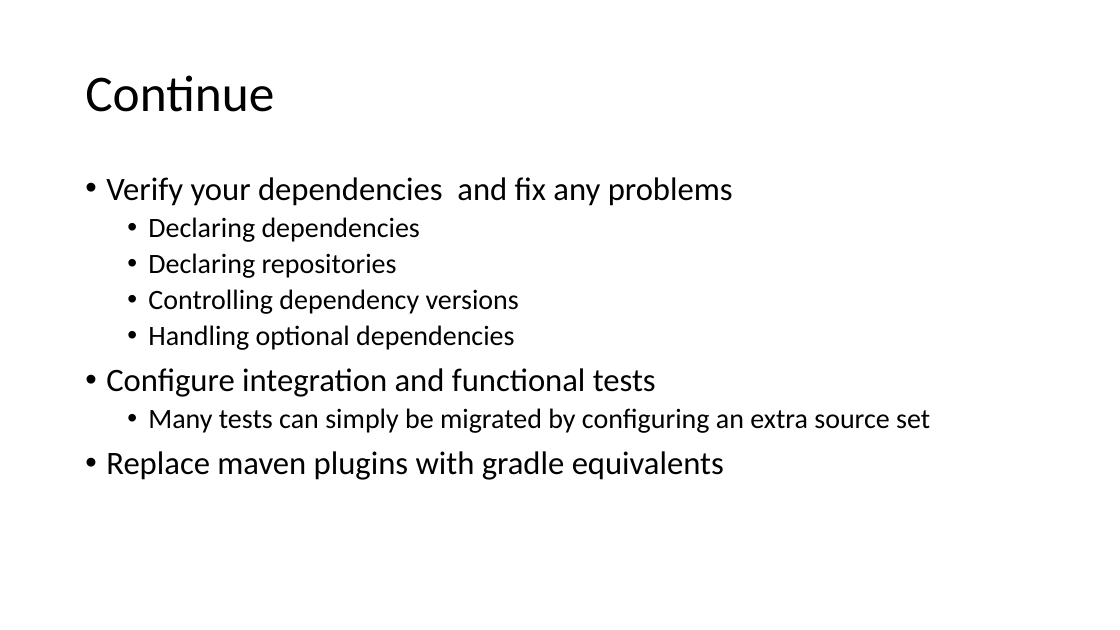
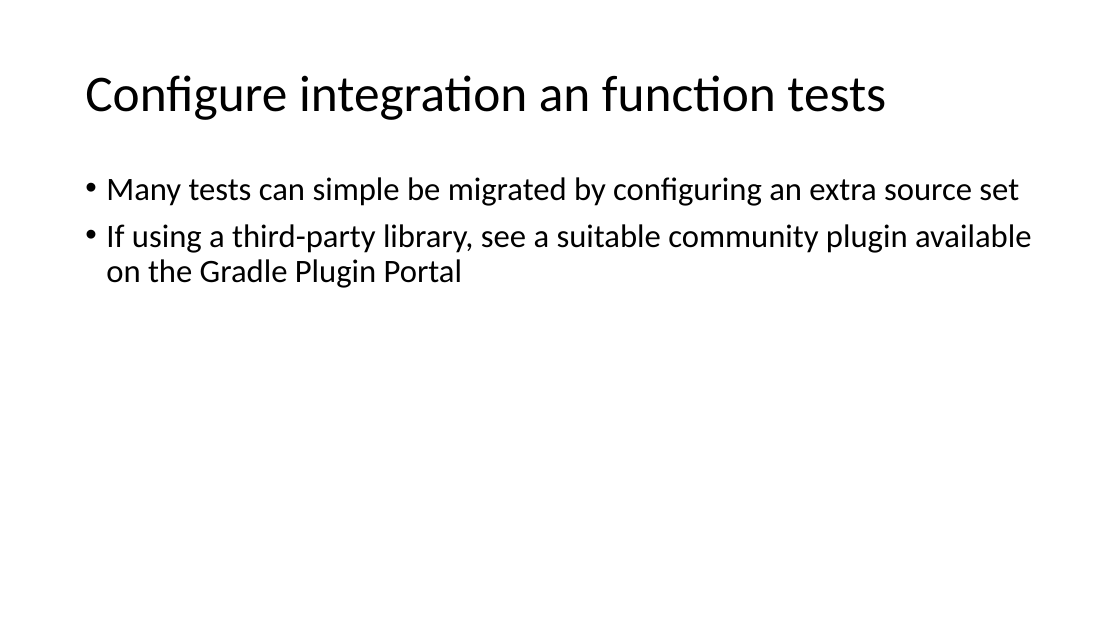
Before and after one commit to dangnh16/timebird-objective, a slide deck: slide 19 of Gradle and java 11.pptx (slide 9 before the commit). Drawn at 1120x630 pixels with LibreOffice and Linux fonts; fonts in the diff are those of the drawing. Boxes give left, top, right and bottom in pixels: in the first picture for what was removed or moved away, otherwise in the second. Text is boxed around its words. In the diff, an @@ line names an element or a change of style, - is before the commit and + after.

Commit message:
continue

```diff
--- a/Gradle and java 11.pptx
+++ b/Gradle and java 11.pptx
@@ title at box(85, 75, 886, 120): text changed @@
-Continue
+Configure integration an function tests
@@ text at box(106, 177, 1031, 288): text changed; size 24 to 28 pt @@
-• Verify your dependencies and fix any problems
-  • Declaring dependencies
-  • Declaring repositories
-  • Controlling dependency versions
-  • Handling optional dependencies
-• Configure integration and functional tests
-  • Many tests can simply be migrated by configuring an extra source set
-• Replace maven plugins with gradle equivalents
+• Many tests can simple be migrated by configuring an extra source set
+• If using a third-party library, see a suitable community plugin available on the Gradle Plugin Portal
```
Also in this commit, not shown: 1 other slide changed, 13 slides added.
